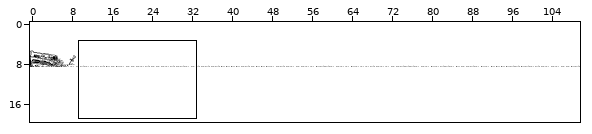
Two states of a Tiled map, tiled/maps/map-4-fin.tmx. Above, an overview of the earlier version with the close-up marked.
Close-up. Old version:
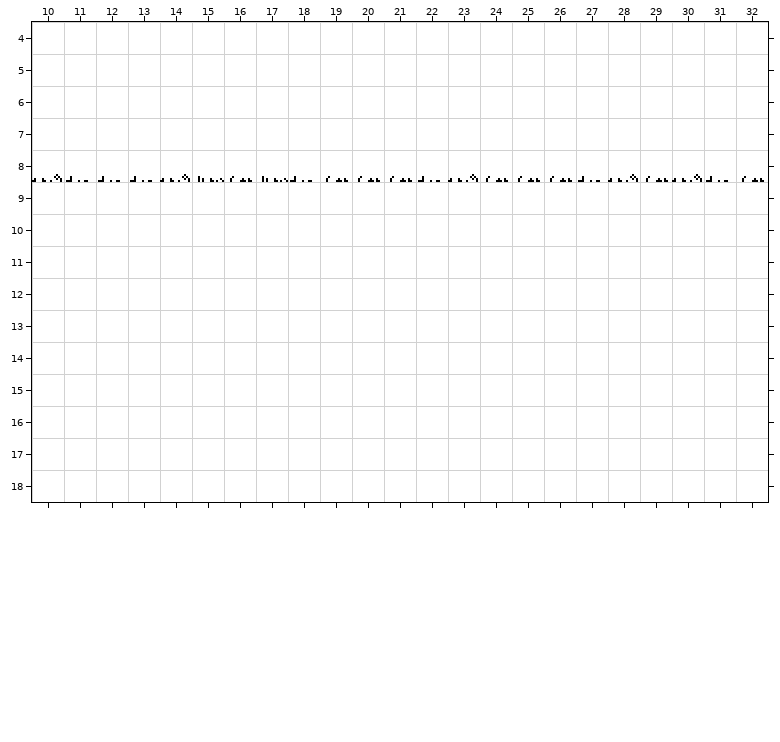
Cells are 16x16 px. Shown: x 10..32, y 4..18.
Once edited:
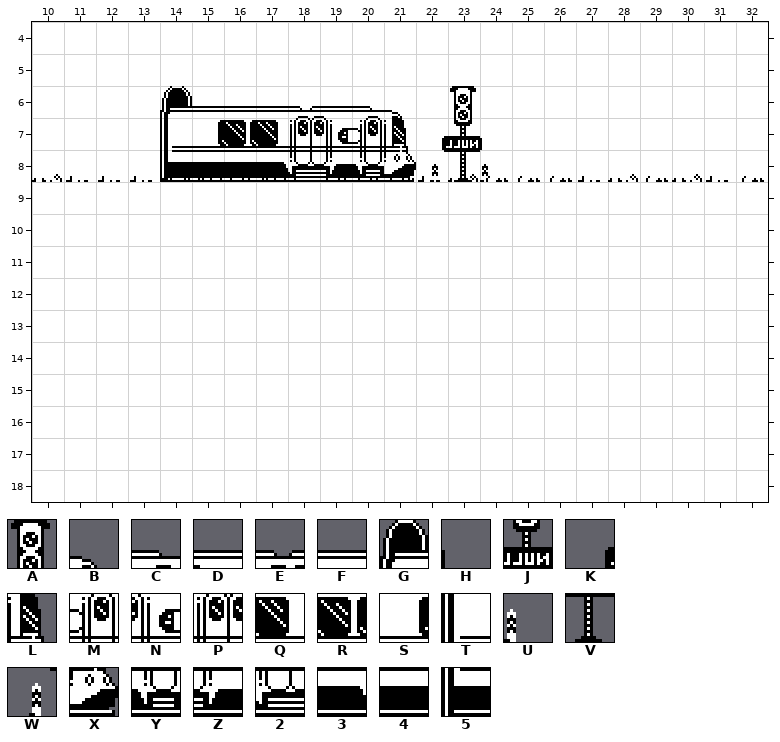
Key: from "Tileset": A 6 flipped left-right, B 8 flipped left-right, C 9 flipped left-right, D 10 flipped left-right, E 11 flipped left-right, F 12 flipped left-right, G 15 flipped left-right, H 40 flipped left-right, J 41 flipped left-right, K 42 flipped left-right, L 43 flipped left-right, M 44 flipped left-right, N 45 flipped left-right, P 46 flipped left-right, Q 47 flipped left-right, R 48 flipped left-right, S 49 flipped left-right, T 50 flipped left-right, U 75 flipped left-right, V 76 flipped left-right, W 77 flipped left-right, X 78 flipped left-right, Y 79 flipped left-right, Z 80 flipped left-right, 2 81 flipped left-right, 3 82 flipped left-right, 4 83 flipped left-right, 5 85 flipped left-right.
_ is an empty cell, . an unchanged one.
What changed:
--- layer "gare"
@@ x 14..24 @@
- 6 ________._.
- 7 ___________
- 8 ___________
+ 6 GFFFEDCB.A.
+ 7 TSRQPNMLKJH
+ 8 54432ZYXWVU
Where, in picture pixels (left, top, right, bottom), the same in both close-ups:
added: (160, 86, 488, 182)
